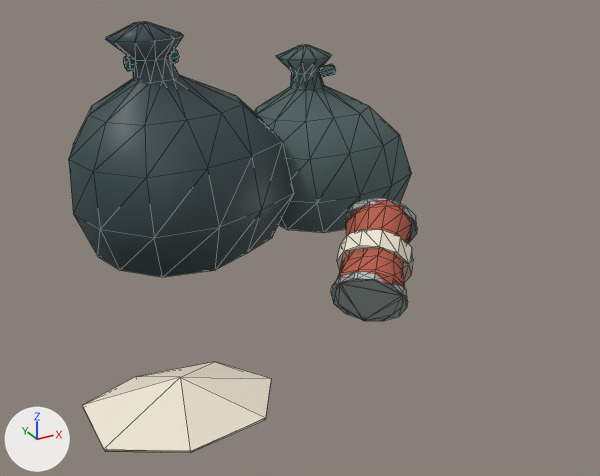
The glTF model public/assets/models/waste-partial-low.glb as it was, and as the next commit left it.
One viewpoint serves both versions: a 50 mm lens placed at (-0.798, -1.43, 0.757), pointed at (-0.118, -0.194, 0.138). The lights are fixed; the arrows at lower left show +X, +Y and +Z. The picture after the commit comes second. Mesh edges are drawn as thin lines. Where no turn or scale is listed for an object, it has been applied to the vertices. Vertices at exactly the same position are counted once.

The first picture shows 'aluminium can end', 'can stripe', 'creased tied refuse sack', 'crumpled drink can', 'pinched sack fold', 'sack knot'.
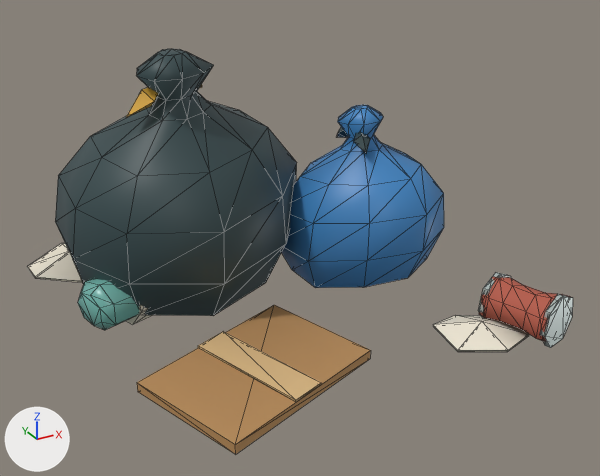
Boxes (x1, y1, x2, y2) around the edits, measured in the pictures (600 x 476 px):
'tied refuse sack', added
    after: (55, 49, 370, 316)
'creased tied refuse sack', deleted
    before: (69, 22, 294, 277)
'tied refuse sack.001', added (blue)
    after: (282, 105, 444, 288)
'pinched sack fold', deleted
    before: (255, 45, 412, 233)
'flattened carton', added
    after: (137, 305, 371, 454)
'can stripe', deleted
    before: (83, 229, 413, 453)
'crumpled drink can', reshaped, moved, turned
    before: (337, 200, 412, 321)
    after: (479, 277, 570, 341)
'aluminium can end', reshaped, turned
    before: (331, 198, 417, 321)
    after: (478, 272, 573, 348)
'bottle label', added
    after: (28, 243, 529, 352)
'flattened carton tape', added
    after: (198, 331, 321, 402)
'discarded bottle', added (cyan)
    after: (78, 278, 140, 330)
'sack tie', added (orange)
    after: (127, 84, 202, 117)
'sack knot', deleted
    before: (123, 49, 336, 77)
part 2 of me_cilindro_111, added
    after: (478, 272, 511, 318)
part 3 of me_cilindro_111, added
    after: (540, 294, 573, 348)
part 4 of me_cilindro_111, deleted
    before: (331, 272, 408, 321)
part 5 of me_cilindro_111, deleted
    before: (345, 198, 417, 244)

The change, as a list of edits to the scene's bpy script:
```text
Add mat_eco_pet:
    mat_eco_pet = bpy.data.materials.new('eco.pet')
    # nodes: BsdfPrincipled, Mix, OutputMaterial, VertexColor
    # colours: cyan #73b6ac, mixed with the vertex colours
Add mat_eco_carton_edge:
    mat_eco_carton_edge = bpy.data.materials.new('eco.carton_edge')
    # nodes: BsdfPrincipled, Mix, OutputMaterial, VertexColor
    # colours: beige #d8b580, mixed with the vertex colours
Add mat_eco_carton:
    mat_eco_carton = bpy.data.materials.new('eco.carton')
    # nodes: BsdfPrincipled, Mix, OutputMaterial, VertexColor
    # colours: orange #b68a57, mixed with the vertex colours
Add mat_eco_bag_blue:
    mat_eco_bag_blue = bpy.data.materials.new('eco.bag_blue')
    # nodes: BsdfPrincipled, Mix, OutputMaterial, VertexColor
    # colours: blue #3f86c4, mixed with the vertex colours
Add mat_eco_bag_yellow:
    mat_eco_bag_yellow = bpy.data.materials.new('eco.bag_yellow')
    # nodes: BsdfPrincipled, Mix, OutputMaterial, VertexColor
    # colours: orange #edb743, mixed with the vertex colours
Change me_cilindro_111:
    used by ob_aluminium_can_end; location = (0.0, 0.0, 0.0); rotation_euler = (0.3, 1.03, 1.2), in degrees (17, 59, 69)
    remove me_cilindro_111.from_pydata(...)  # 48 vertices, 88 faces; spans x -0.361..-0.231, y -0.203..-0.073, z -0.272..-0.101
    add me_cilindro_111.from_pydata(...)  # 28 vertices, 48 faces; spans x -0.019..0.077, y 0.006..0.099, z 0.448..0.58
    me_cilindro_111 part 2: a new loose piece, a 7-sided cylinder along z spanning x -0.019..0.0765, y 0.0059..0.099, z 0.4475..0.4575, in mat_eco_aluminium
    me_cilindro_111 part 3: a new loose piece, a 7-sided cylinder along z spanning x -0.019..0.0765, y 0.0059..0.099, z 0.5695..0.5795, in mat_eco_aluminium
    me_cilindro_111 part 4: the loose piece of 24 vertices spanning x -0.361..-0.231, y -0.203..-0.073, z -0.272..-0.258 is deleted
    me_cilindro_111 part 5: the loose piece of 24 vertices spanning x -0.361..-0.231, y -0.203..-0.073, z -0.115..-0.101 is deleted
Change me_crumpled_drink_can_005:
    used by ob_crumpled_drink_can; location = (-0.1, -0.4, 0.1); rotation_euler = (0.3, 1.03, 1.2), in degrees (17, 59, 69)
    remove me_crumpled_drink_can_005.from_pydata(...)  # 72 vertices, 140 faces; spans x -0.07..0.071, y -0.058..0.063, z 0.0..0.165
    add me_crumpled_drink_can_005.from_pydata(...)  # 42 vertices, 80 faces; spans x -0.049..0.054, y -0.043..0.046, z 0.0..0.128
    me_crumpled_drink_can_005 part 1: the whole mesh is rebuilt
Change ob_aluminium_can_end:
    ob_aluminium_can_end.rotation_euler: (0.3, 1.03, 1.2) -> (1.571, 0.0, 0.3)  # degrees (17, 59, 69) -> degrees (90, 0, 17)
Remove ob_can_stripe:
    ob_can_stripe = bpy.data.objects.new('can stripe', me_cilindro_113)
Remove ob_creased_tied_refuse_sack:
    ob_creased_tied_refuse_sack = bpy.data.objects.new('creased tied refuse sack', me_creased_tied_refuse_sack_018)
Change ob_crumpled_drink_can:
    ob_crumpled_drink_can.location: (-0.1, -0.4, 0.1) -> (0.16, -0.42, 0.05)
    ob_crumpled_drink_can.rotation_euler: (0.3, 1.03, 1.2) -> (1.571, 0.0, 0.3)  # degrees (17, 59, 69) -> degrees (90, 0, 17)
Remove ob_pinched_sack_fold:
    ob_pinched_sack_fold = bpy.data.objects.new('pinched sack fold', me_cilindro_104)
Remove ob_sack_knot:
    ob_sack_knot = bpy.data.objects.new('sack knot', me_cilindro_103)
Add ob_bottle_label:
    ob_bottle_label = bpy.data.objects.new('bottle label', me_cylinder_029)  # 54 vertices, 92 faces; spans x -0.546..0.17, y -0.534..0.26, z 0.003..0.111
    ob_bottle_label.location = (0.0, 0.0, 0.0)
Add ob_discarded_bottle:
    ob_discarded_bottle = bpy.data.objects.new('discarded bottle', me_discarded_bottle_006)  # 42 vertices, 80 faces; spans x -0.012..0.252, y -0.04..0.105, z -0.045..0.045
    ob_discarded_bottle.location = (-0.5, -0.12, 0.054)
Add ob_flattened_carton_tape:
    ob_flattened_carton_tape = bpy.data.objects.new('flattened carton tape', me_cube_055)  # 8 vertices, 12 faces; spans x -0.066..0.066, y -0.114..0.114, z -0.007..0.007
    ob_flattened_carton_tape.location = (-0.3, -0.38, 0.023)
Add ob_flattened_carton:
    ob_flattened_carton = bpy.data.objects.new('flattened carton', me_cube_054)  # 8 vertices, 12 faces; spans x -0.188..0.188, y -0.158..0.158, z -0.018..0.018
    ob_flattened_carton.location = (-0.3, -0.38, 0.012)
Add ob_tied_refuse_sack_001:
    ob_tied_refuse_sack_001 = bpy.data.objects.new('tied refuse sack.001', me_tied_refuse_sack_017)  # 95 vertices, 182 faces; spans x -0.265..0.213, y -0.309..0.063, z -0.01..0.353
    ob_tied_refuse_sack_001.location = (0.0, 0.0, 0.0)
Add ob_sack_tie:
    ob_sack_tie = bpy.data.objects.new('sack tie', me_sack_tie_032)  # 12 vertices, 16 faces; spans x -0.396..-0.215, y -0.098..0.011, z 0.378..0.432
    ob_sack_tie.location = (0.0, 0.0, 0.0)
Add ob_tied_refuse_sack:
    ob_tied_refuse_sack = bpy.data.objects.new('tied refuse sack', me_tied_refuse_sack_016)  # 93 vertices, 174 faces; spans x -0.503..0.055, y -0.259..0.208, z -0.004..0.479
    ob_tied_refuse_sack.location = (0.0, 0.0, 0.0)
```
